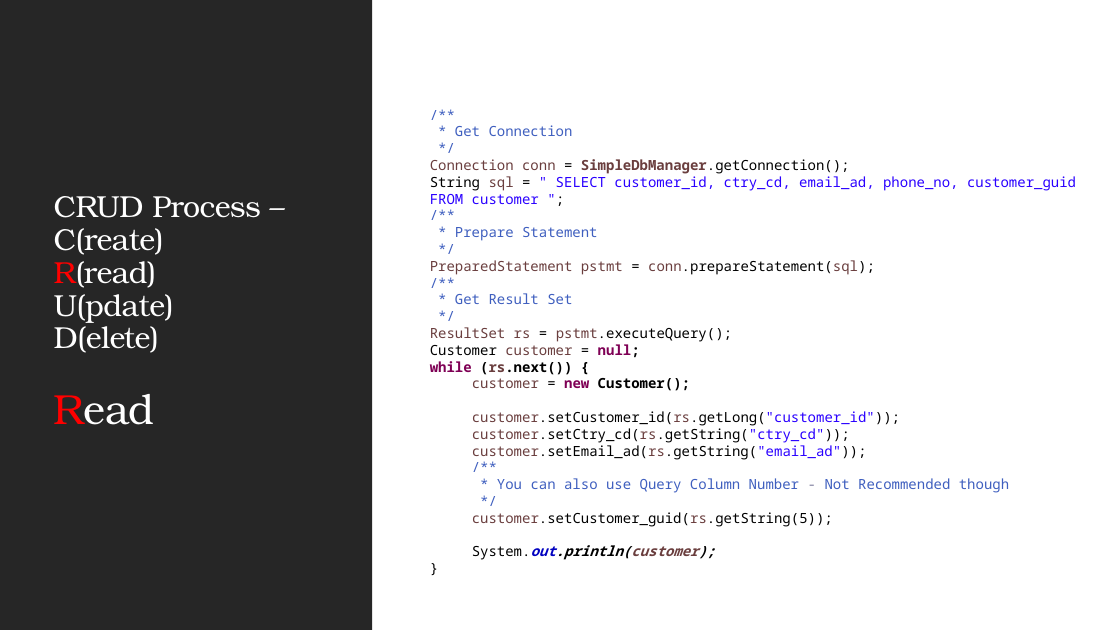
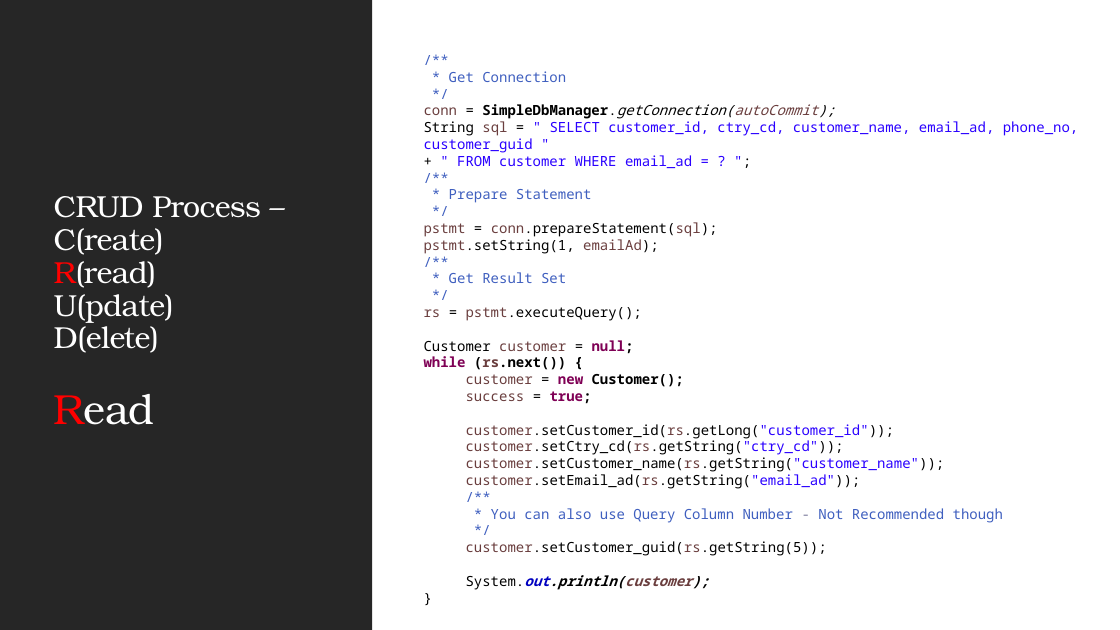
Before and after one commit to JSS-DEVCORE/JdbcExample, a slide deck: slide 13 of docs/JDBC Insights.pptx. Drawn at 1120x630 pixels with LibreOffice and Linux fonts; fonts in the diff are those of the drawing. Boxes give left, top, right and bottom in pixels: in the first picture for what was removed or moved away, otherwise in the second. Text is boxed around its words. In the diff, an @@ line names an element or a change of style, - is before the commit and + after.

```diff
--- a/docs/JDBC Insights.pptx
+++ b/docs/JDBC Insights.pptx
@@ text "/**": place and size @@
-text "/**" at [430,125,1076,560]
+text "/**" at [424,71,1079,590]
@@ text at [424,104,1079,168]: text changed @@
-  Connection conn = SimpleDbManager.getConnection();
-  String sql = " SELECT customer_id, ctry_cd, email_ad, phone_no, customer_guid FROM customer ";
+  conn = SimpleDbManager.getConnection(autoCommit);
+  String sql = " SELECT customer_id, ctry_cd, customer_name, email_ad, phone_no, customer_guid "
+  + " FROM customer WHERE email_ad = ? ";
@@ text at [424,222,718,254]: text changed; text colour #6A3E3E to #000000 @@
-  PreparedStatement pstmt = conn.prepareStatement(sql);
+  pstmt = conn.prepareStatement(sql);
+  pstmt.setString(1, emailAd);
@@ text at [424,307,642,321]: text changed @@
-  ResultSet rs = pstmt.executeQuery();
+  rs = pstmt.executeQuery();
@@ text at [466,391,592,404]: paragraph added @@
+    success = true;
@@ text at [466,457,945,472]: paragraph added @@
+    customer.setCustomer_name(rs.getString("customer_name"));
```
Also in this commit, not shown: 8 other slides changed, 2 other files.
